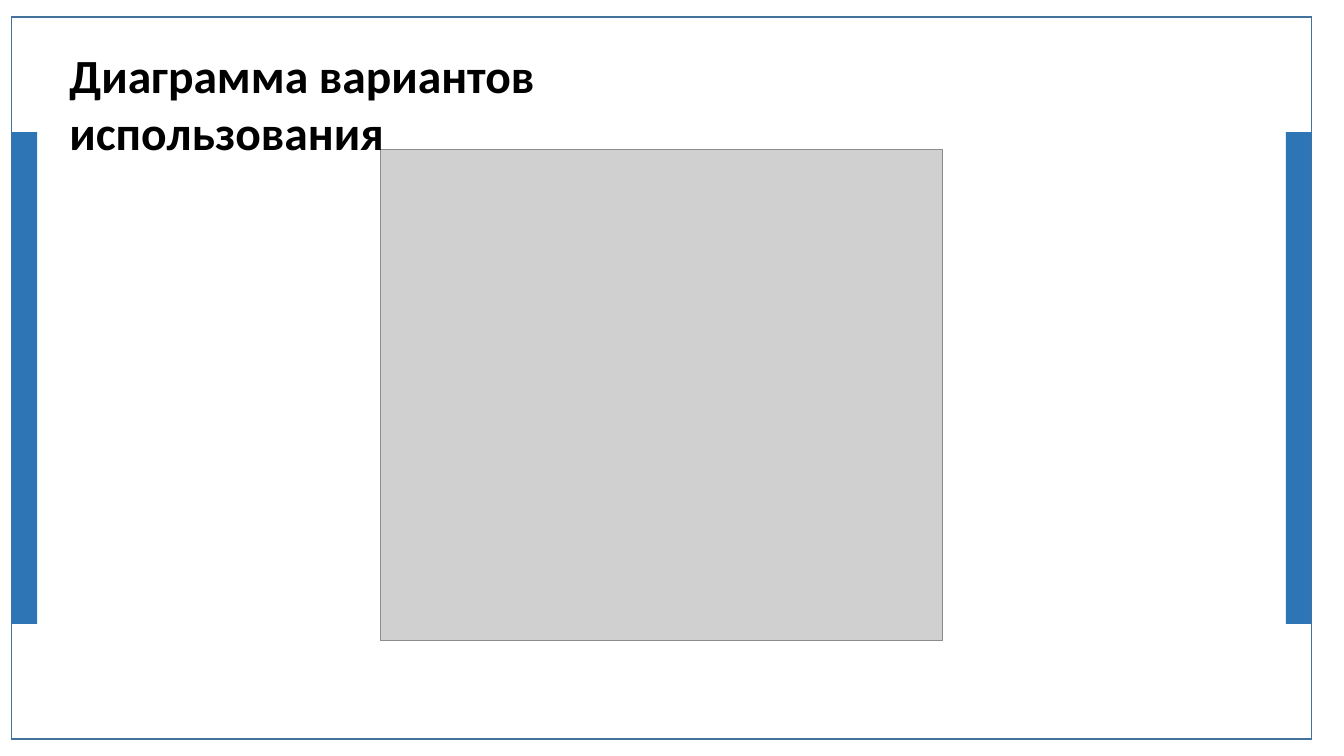
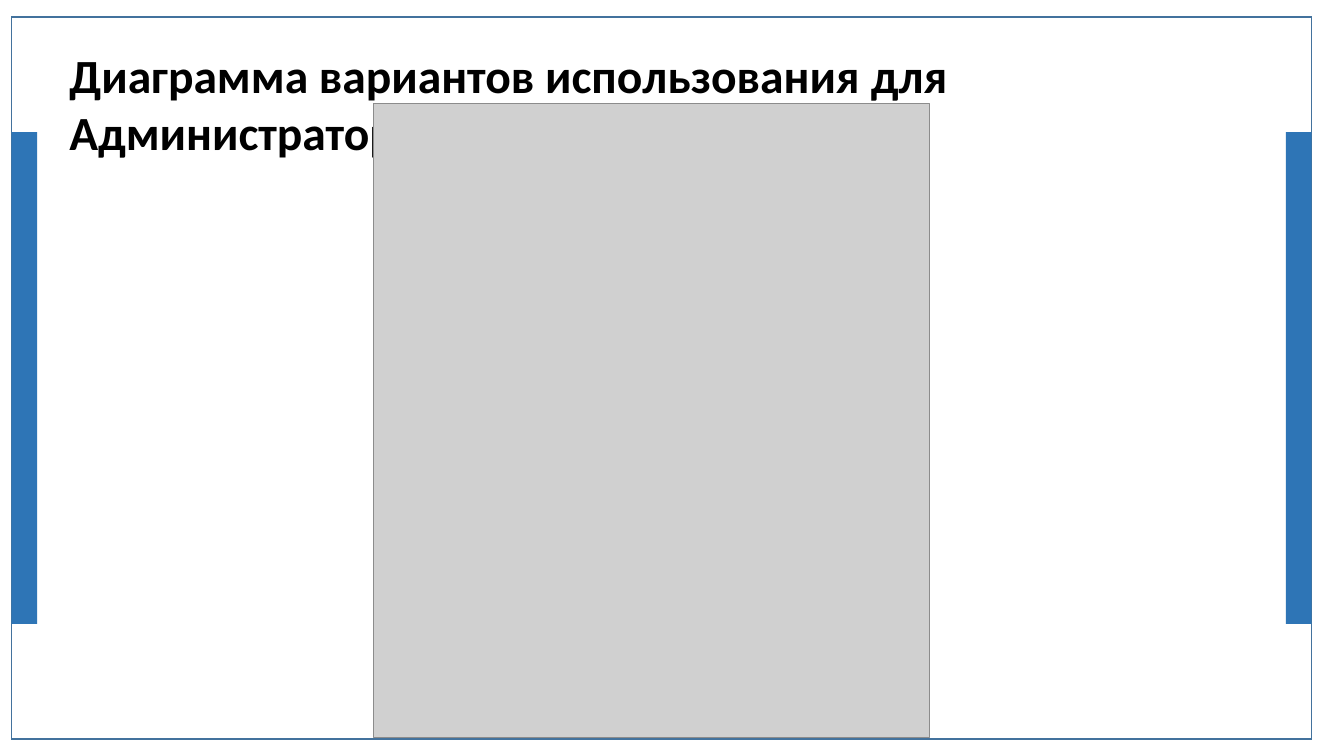
Before and after one commit to jk2911/diplom, a slide deck: slide 6 of doklad.PPTX. Drawn at 1344x756 pixels with LibreOffice and Linux fonts; fonts in the diff are those of the drawing; grey boxes stand for pictures; background and template pictures are left out. Boxes give left, top, right and bottom in pixels: in the first picture for what was removed or moved away, otherwise in the second. Text is boxed around its words. In the diff, an @@ line names an element or a change of style, - is before the commit and + after.

```diff
--- a/doklad.PPTX
+++ b/doklad.PPTX
@@ text at [69,62,947,162]: text changed @@
-Диаграмма вариантов использования
+Диаграмма вариантов использования для Администратора
@@ picture: place and size @@
-picture at [380,149,943,640]
+picture at [374,104,931,738]
```
Also in this commit, not shown: 2 slides added, 1 other file.
